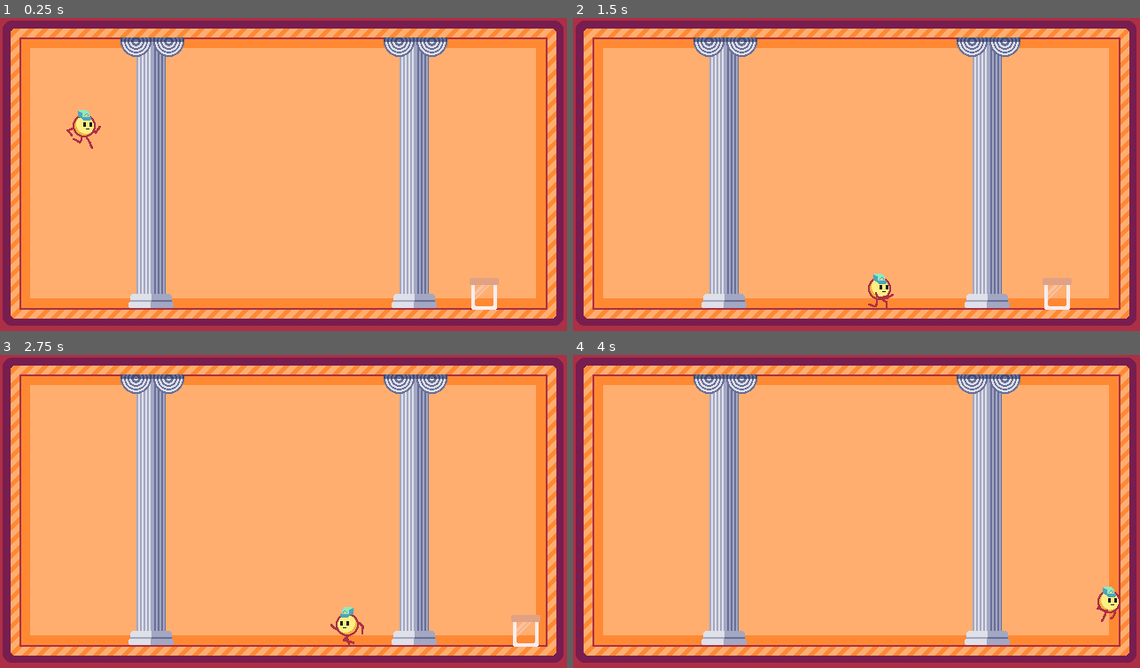
Above: before the commit, frames 1-4 (two rows, left to right).
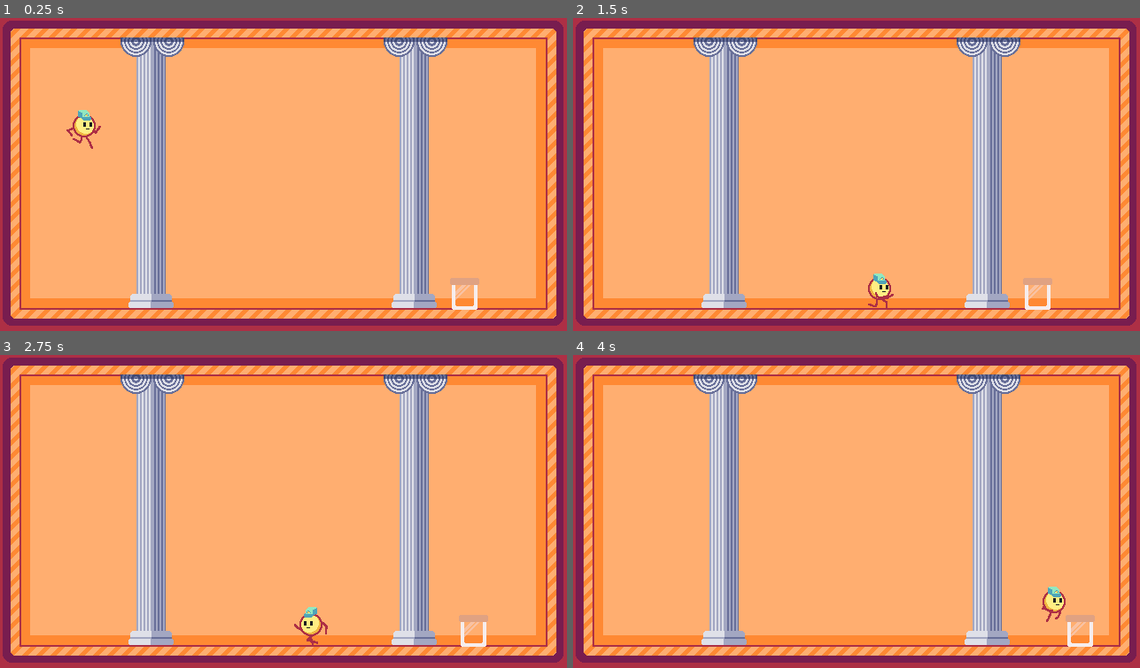
Above: after the commit, the same moments.

Repository: torinman/Brackeys-2025-1
Game: Godot game, scene res://main.tscn
Same seed, same stepped clock (60 frames per second), same inputs: the game is played once before the commit and once after it.
Inputs:
- Up to frame 1 (0.25 s): no input
- Up to frame 2 (1.5 s): hold D (right) from 0.53 s (still down); tap Up (jump) at 0.77 s
- Up to frame 3 (2.75 s): tap Up (jump) at 1.52 s; release D (right) at 2.03 s; hold Left (left) from 2.03 s (still down)
- Up to frame 4 (4 s): release Left (left) at 2.78 s; hold D (right) from 2.78 s (still down); tap Up (jump) at 3.02, 3.77 s

The runs differ from the first frame. In frame 1, 0.5% of the frame differs, in the area x 79-88%, y 83-94%; in frame 2, 0.5%; in frame 3, 1.3%, in the area x 51-96%, y 80-94%; in frame 4, 0.9%.

Commit message:
made player collide with jar

Diff:
--- a/scenes/jar.tscn
+++ b/scenes/jar.tscn
@@ -3,7 +3,7 @@
 [ext_resource type="Texture2D" uid="uid://d6a4xd623a6i" path="res://textures/jar.png" id="1_sav3e"]
 
 [sub_resource type="PhysicsMaterial" id="PhysicsMaterial_6e3qc"]
-friction = 0.33
+friction = 0.5
 bounce = 1.0
 absorbent = true
 
@@ -17,9 +17,8 @@
 [node name="Jar" type="Node2D"]
 
 [node name="RigidBody2D" type="RigidBody2D" parent="."]
-position = Vector2(22, 0)
-collision_layer = 0
-mass = 0.58
+collision_layer = 2
+collision_mask = 3
 physics_material_override = SubResource("PhysicsMaterial_6e3qc")
 
 [node name="Sprite2D" type="Sprite2D" parent="RigidBody2D"]
--- a/scenes/player.tscn
+++ b/scenes/player.tscn
@@ -103,6 +103,8 @@
 [node name="player" type="Node2D"]
 
 [node name="CharacterBody2D" type="CharacterBody2D" parent="."]
+collision_layer = 2
+collision_mask = 3
 script = ExtResource("1_4rmmc")
 
 [node name="CollisionShape2D" type="CollisionShape2D" parent="CharacterBody2D"]
--- a/scripts/Playerphysics.gd
+++ b/scripts/Playerphysics.gd
@@ -8,7 +8,7 @@
 const V_JUMP_DELAY = 0.1
 const V_JUMP_START = -150
 @onready var animated_sprite_2d = $AnimatedSprite2D
-
+var push_force = 50.0
 # Get the gravity from the project settings to be synced with RigidBody nodes.
 var gravity = ProjectSettings.get_setting("physics/2d/default_gravity")
 var since_ground = V_JUMP_DELAY
@@ -55,3 +55,8 @@
 		animated_sprite_2d.play("idle")
 
 	move_and_slide()
+
+	for i in get_slide_collision_count():
+		var c = get_slide_collision(i)
+		if c.get_collider() is RigidBody2D:
+			c.get_collider().apply_central_impulse(-c.get_normal() * push_force)
